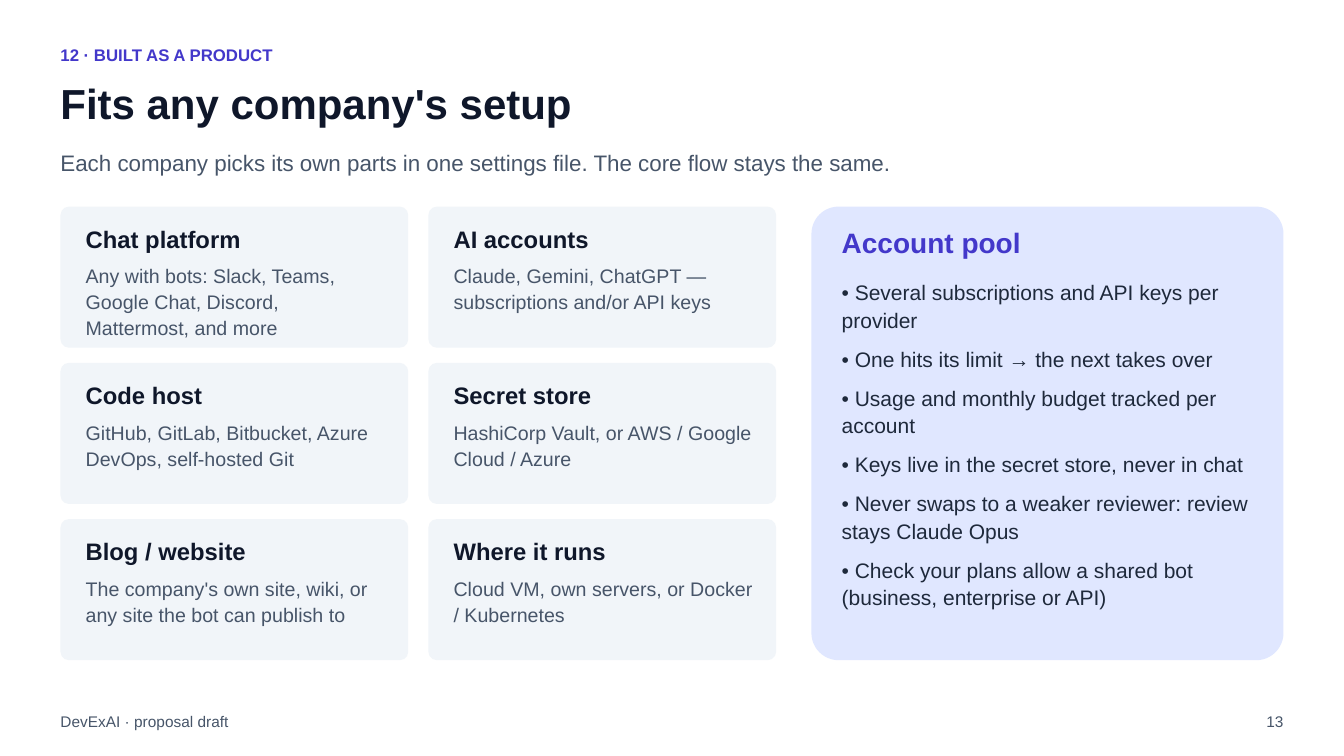
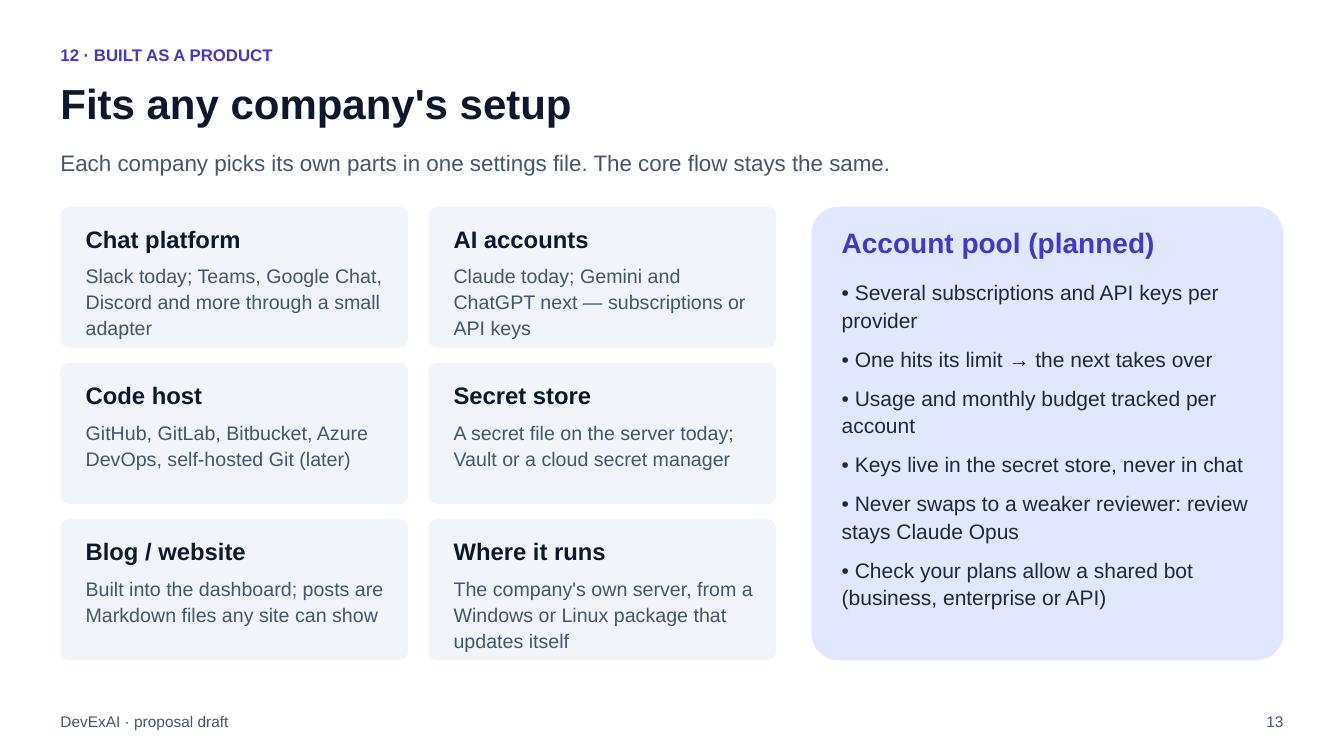
Before and after one commit to raghavsatyadev/DevExAI, a slide deck: slide 13 of DevExAI.pptx. Drawn at 1344x756 pixels with LibreOffice and Linux fonts; fonts in the diff are those of the drawing. Boxes give left, top, right and bottom in pixels: in the first picture for what was removed or moved away, otherwise in the second. Text is boxed around its words. In the diff, an @@ line names an element or a change of style, - is before the commit and + after.

```diff
--- a/DevExAI.pptx
+++ b/DevExAI.pptx
@@ text at bbox=[842, 232, 1154, 258]: text changed @@
-Account pool
+Account pool (planned)
@@ text at bbox=[86, 269, 382, 339]: text changed @@
-Any with bots: Slack, Teams, Google Chat, Discord, Mattermost, and more
+Slack today; Teams, Google Chat, Discord and more through a small adapter
@@ text at bbox=[454, 269, 745, 339]: text changed @@
-Claude, Gemini, ChatGPT — subscriptions and/or API keys
+Claude today; Gemini and ChatGPT next — subscriptions or API keys
@@ text at bbox=[86, 426, 368, 470]: text changed @@
-GitHub, GitLab, Bitbucket, Azure DevOps, self-hosted Git
+GitHub, GitLab, Bitbucket, Azure DevOps, self-hosted Git (later)
@@ text at bbox=[454, 426, 733, 470]: text changed @@
-HashiCorp Vault, or AWS / Google Cloud / Azure
+A secret file on the server today; Vault or a cloud secret manager
@@ text at bbox=[86, 582, 383, 626]: text changed @@
-The company's own site, wiki, or any site the bot can publish to
+Built into the dashboard; posts are Markdown files any site can show
@@ text at bbox=[454, 582, 753, 652]: text changed @@
-Cloud VM, own servers, or Docker / Kubernetes
+The company's own server, from a Windows or Linux package that updates itself
```
Also in this commit, not shown: 13 other slides changed, 3 other files.
